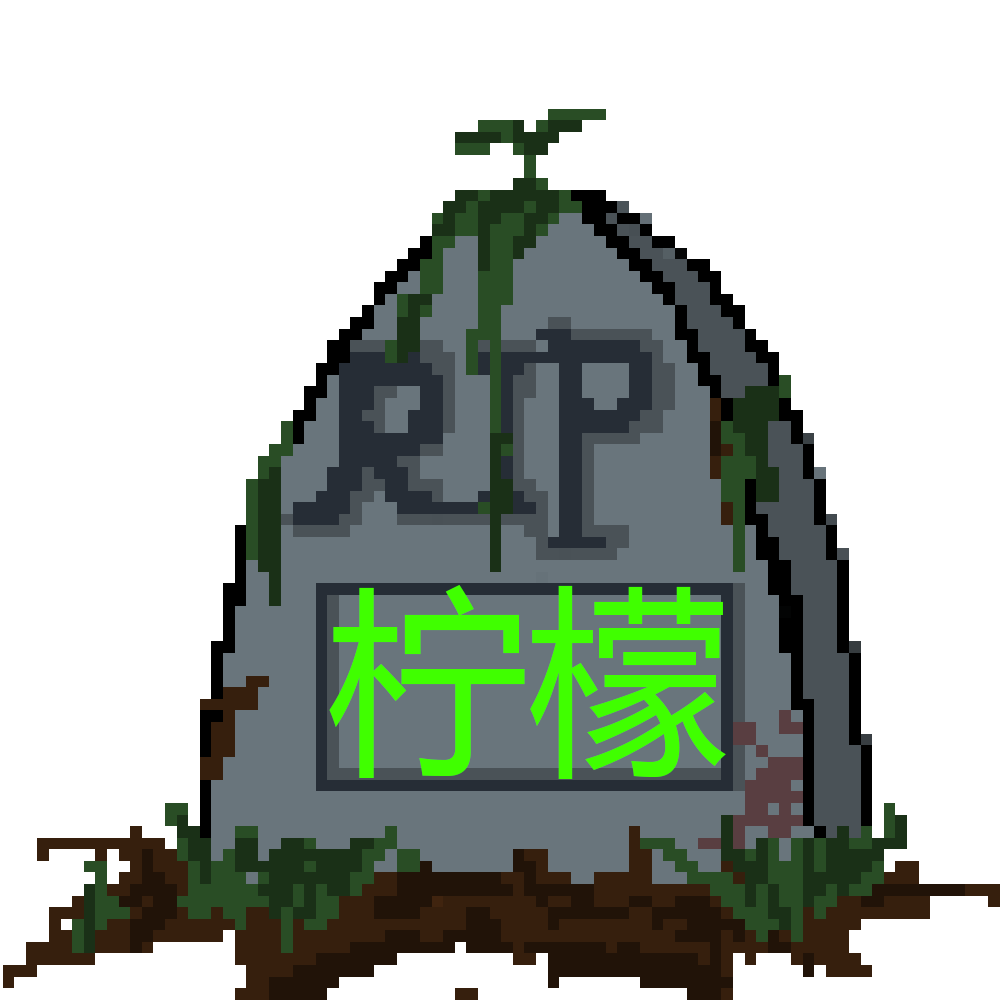
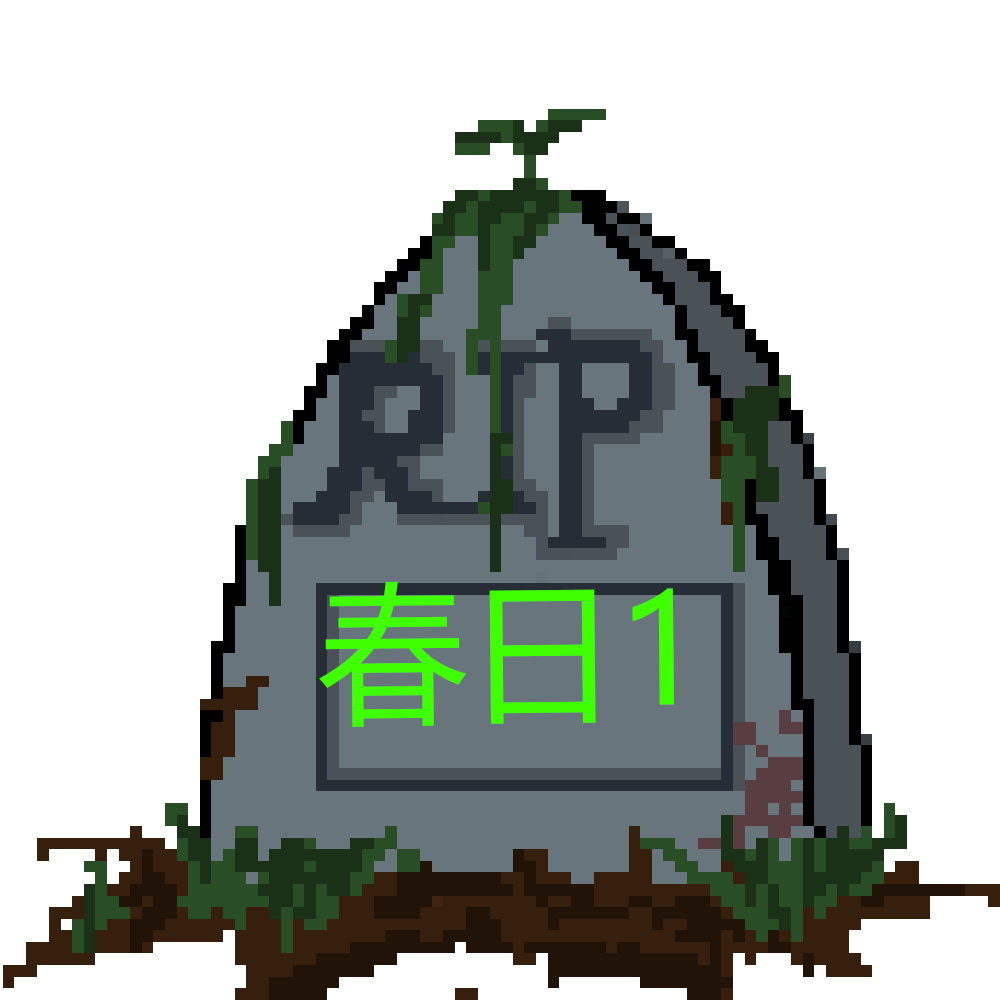
Layers edited between the first and the second 1000px x 1000px image:
hid "柠檬" over [329, 584, 726, 779]
added layer "春日1" in group "组 1" over [319, 581, 674, 727]
